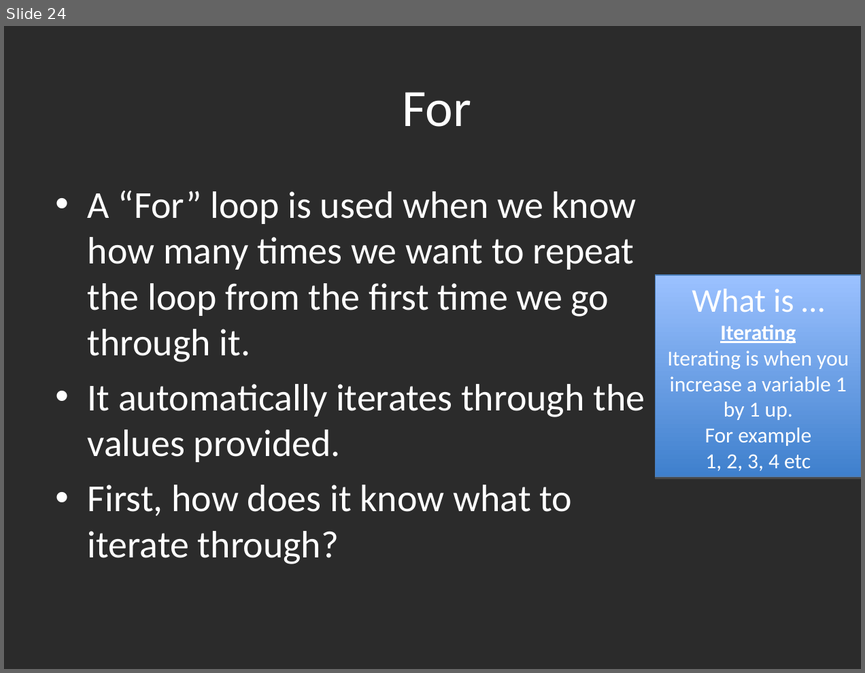
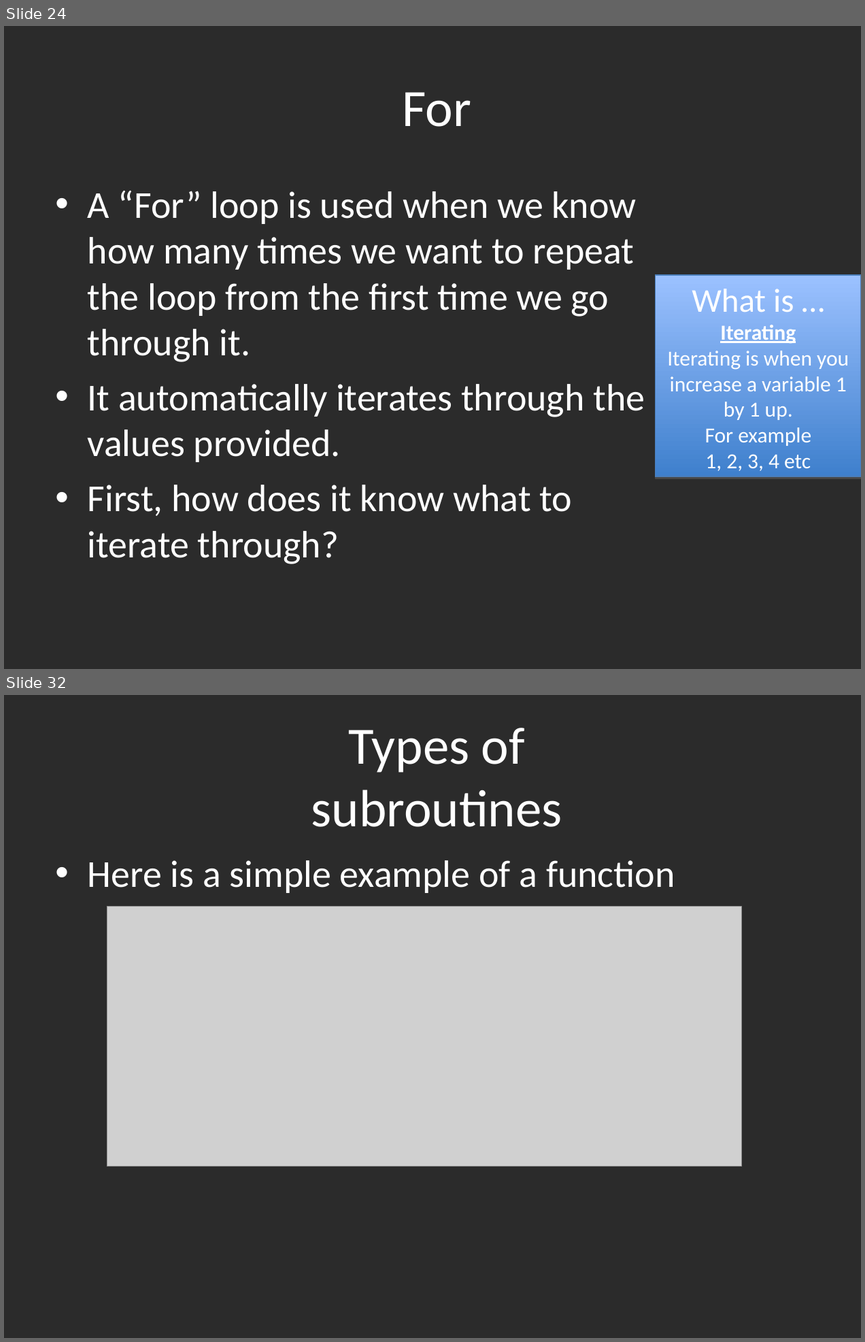
Before and after one commit to gbaman/RaspberryPi-Teaching-Materials, a slide deck: Powerpoints/Python1.ppt. Shown one above the other, each under a label of ours: slide 24 before the commit, slides 24 and 32 after it; the slides between them are not shown. The pictures are 865x673 and 865x1342 pixels, drawn with LibreOffice and Linux fonts; fonts in the diff are those of the drawing; grey boxes stand for pictures; background and template pictures are left out; a plain dark background stands for a picture behind light text. Boxes give left, top, right and bottom in pixels: in the first picture for what was removed or moved away, otherwise in the second. Text is boxed around its words. In the diff, an @@ line names an element or a change of style, - is before the commit and + after.

Commit message:
Added subroutines and libraries. These are not finished though yet

```diff
--- a/Powerpoints/Python1.ppt
+++ b/Powerpoints/Python1.ppt
@@ slide 32 added at (4, 695, 861, 1338), background picture (left out) @@
@@ title added at (311, 728, 562, 827), 44 pt, text #FFFFFF @@
+Types of subroutines
@@ text added at (88, 860, 675, 893), 32 pt, text #FFFFFF @@
+• Here is a simple example of a function
@@ picture added at (107, 906, 741, 1166) @@
```
Also in this commit, not shown: 11 slides changed, 9 other slides added.
